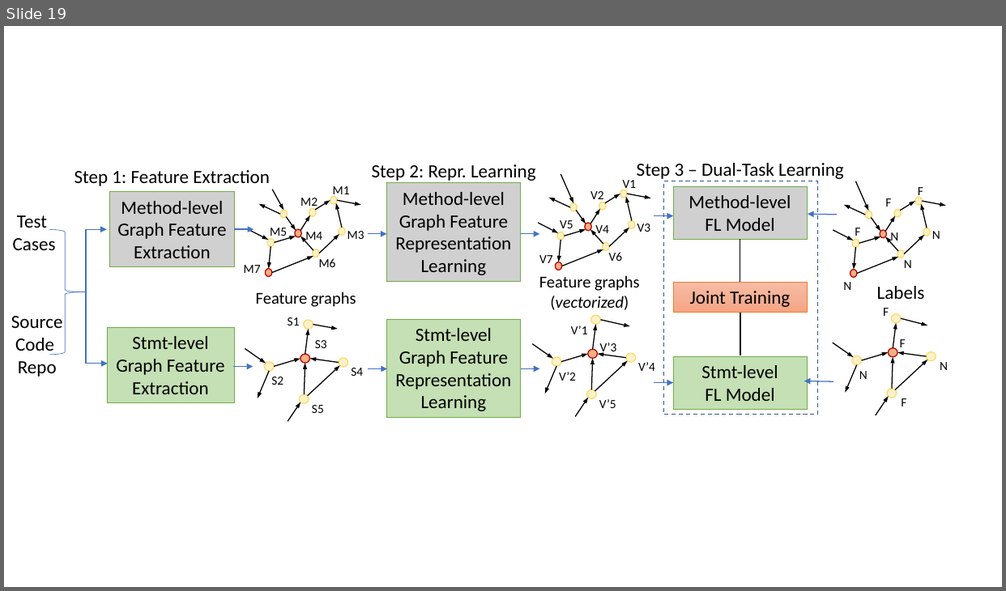
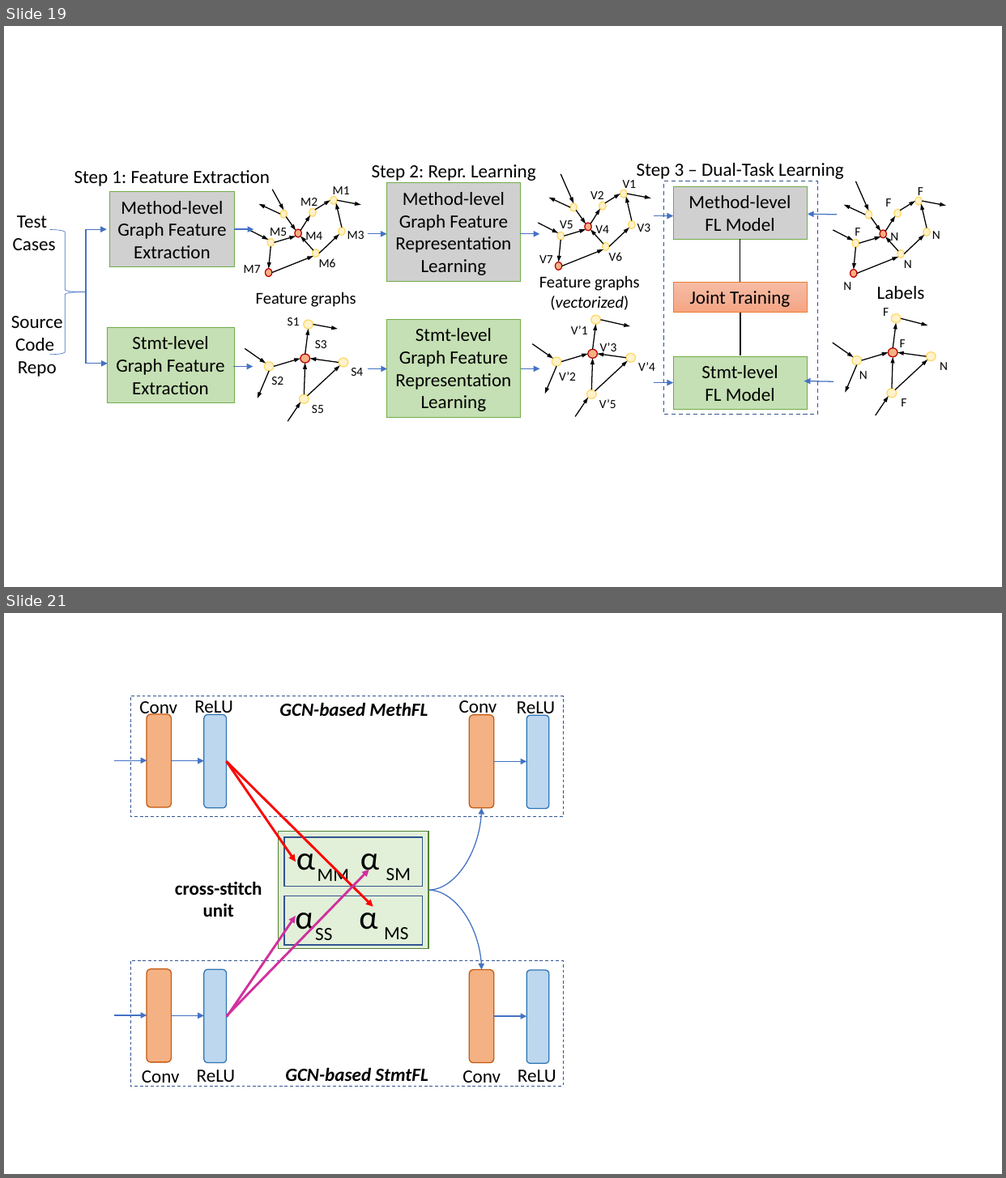
Before and after one commit to tien-n-nguyen/fixlocator, a slide deck: Figures.pptx. Shown one above the other, each under a label of ours: slide 19 before the commit, slides 19 and 21 after it; the slides between them are not shown. The pictures are 1006x591 and 1006x1178 pixels, drawn with LibreOffice and Linux fonts; fonts in the diff are those of the drawing; grey boxes stand for pictures. Boxes give left, top, right and bottom in pixels: in the first picture for what was removed or moved away, otherwise in the second. Text is boxed around its words. In the diff, an @@ line names an element or a change of style, - is before the commit and + after.

```diff
--- a/Figures.pptx
+++ b/Figures.pptx
@@ slide 21 added at (4, 613, 1002, 1174), background #FFFFFF @@
@@ curved arrow added from (428, 890) to (482, 808), #4472C4 1 pt @@
@@ curved arrow added from (428, 890) to (482, 970), #4472C4 1 pt @@
@@ group added at (114, 696, 563, 1087): 17 texts, 10 arrows, 8 rounded rectangles, 5 rectangles @@
+α α
+MM
+SM
+α α
+SS
+MS
+GCN-based MethFL
+GCN-based StmtFL
+cross-stitch unit
+Conv
+ReLU
+Conv
+ReLU
+Conv
+ReLU
+Conv
+ReLU
```
Also in this commit, not shown: 1 slide changed, 1 other slide added, 4 other files.
